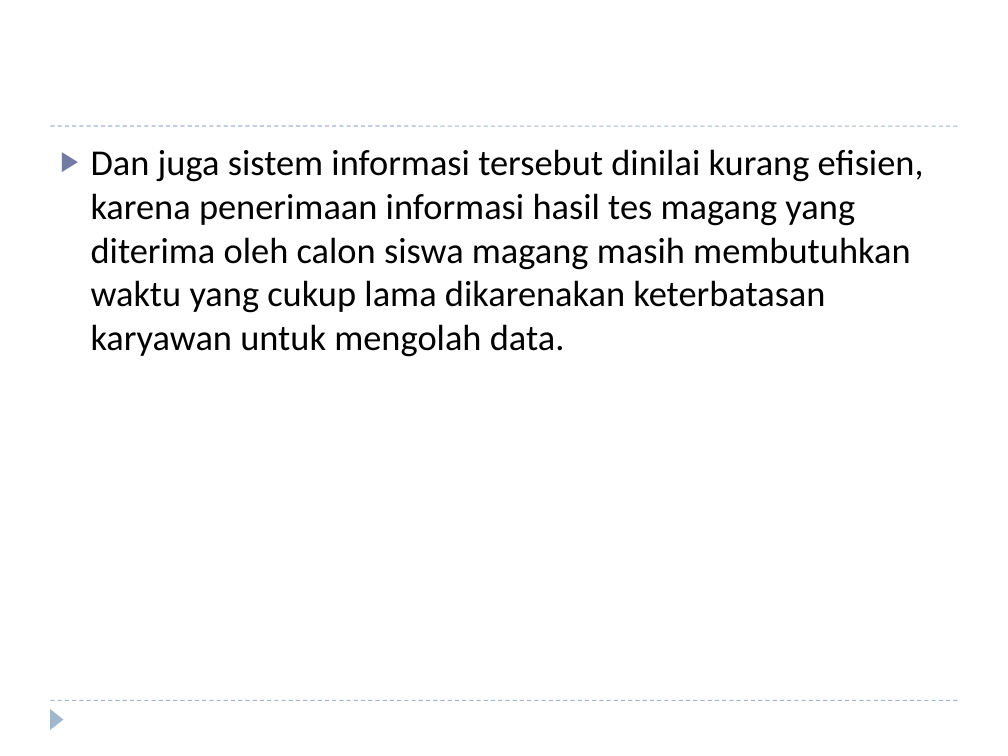
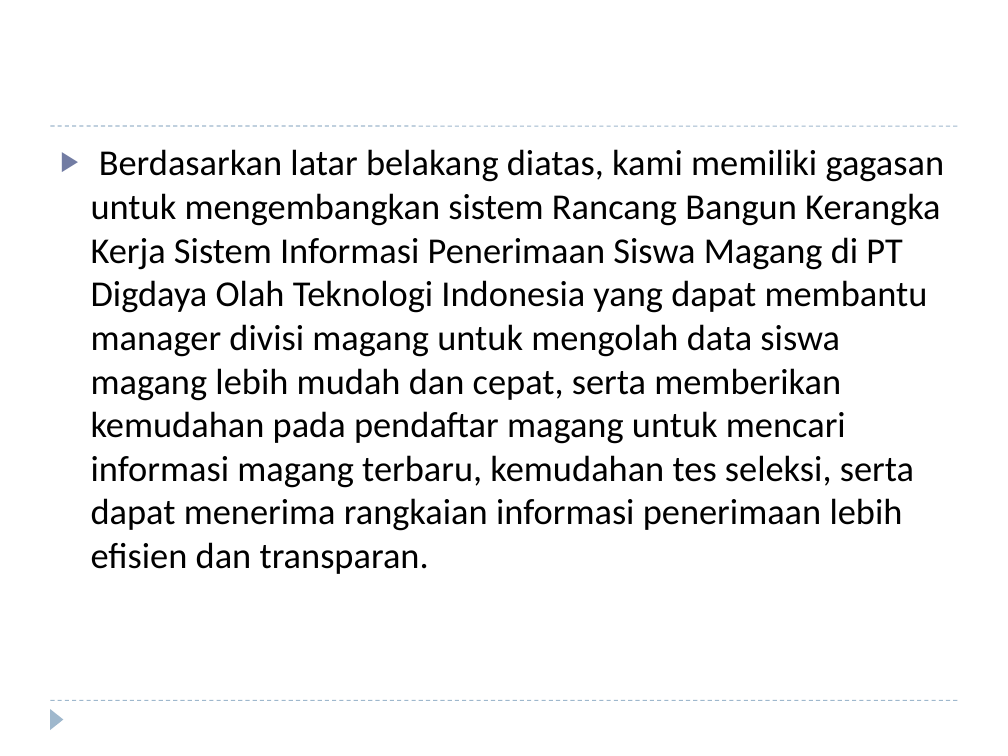
Before and after one commit to nabilarifdaaa/TugasAkhir, a slide deck: slide 4 of Presentasi Tugas Akhir.pptx. Drawn at 1008x756 pixels with LibreOffice and Linux fonts; fonts in the diff are those of the drawing. Boxes give left, top, right and bottom in pixels: in the first picture for what was removed or moved away, otherwise in the second. Text is boxed around its words. In the diff, an @@ line names an element or a change of style, - is before the commit and + after.

```diff
--- a/Presentasi Tugas Akhir.pptx
+++ b/Presentasi Tugas Akhir.pptx
@@ text at (91, 149, 945, 574): text changed @@
-▶ Dan juga sistem informasi tersebut dinilai kurang efisien, karena penerimaan informasi hasil tes magang yang diterima oleh calon siswa magang masih membutuhkan waktu yang cukup lama dikarenakan keterbatasan karyawan untuk mengolah data.
+▶ Berdasarkan latar belakang diatas, kami memiliki gagasan untuk mengembangkan sistem Rancang Bangun Kerangka Kerja Sistem Informasi Penerimaan Siswa Magang di PT Digdaya Olah Teknologi Indonesia yang dapat membantu manager divisi magang untuk mengolah data siswa magang lebih mudah dan cepat, serta memberikan kemudahan pada pendaftar magang untuk mencari informasi magang terbaru, kemudahan tes seleksi, serta dapat menerima rangkaian informasi penerimaan lebih efisien dan transparan.
```
Also in this commit, not shown: 7 other slides changed, 2 slides added, 2 slides removed.
